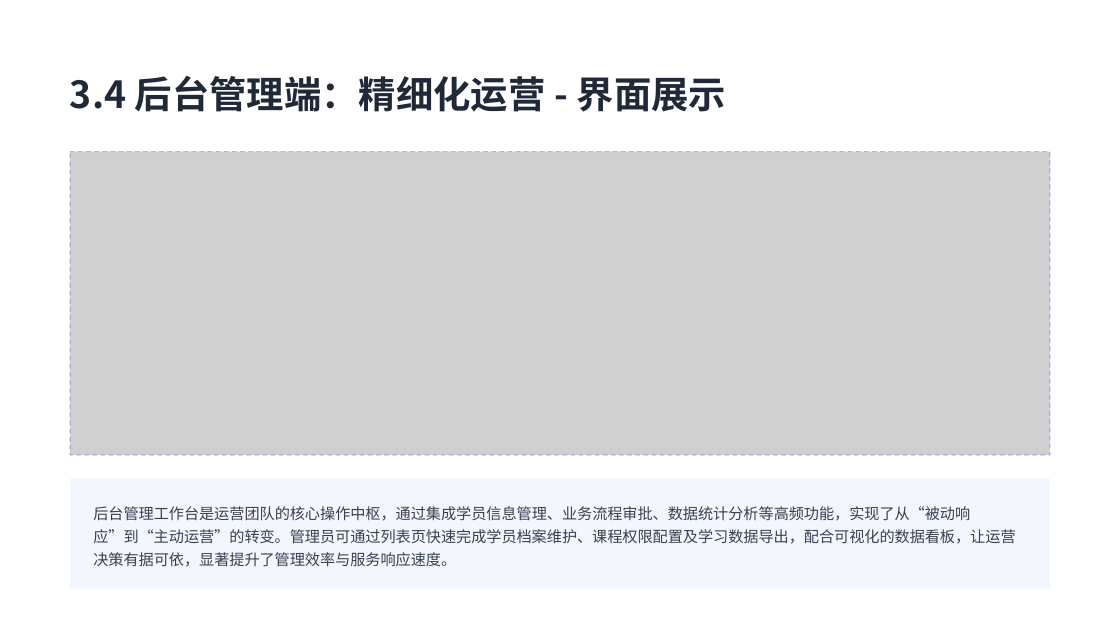
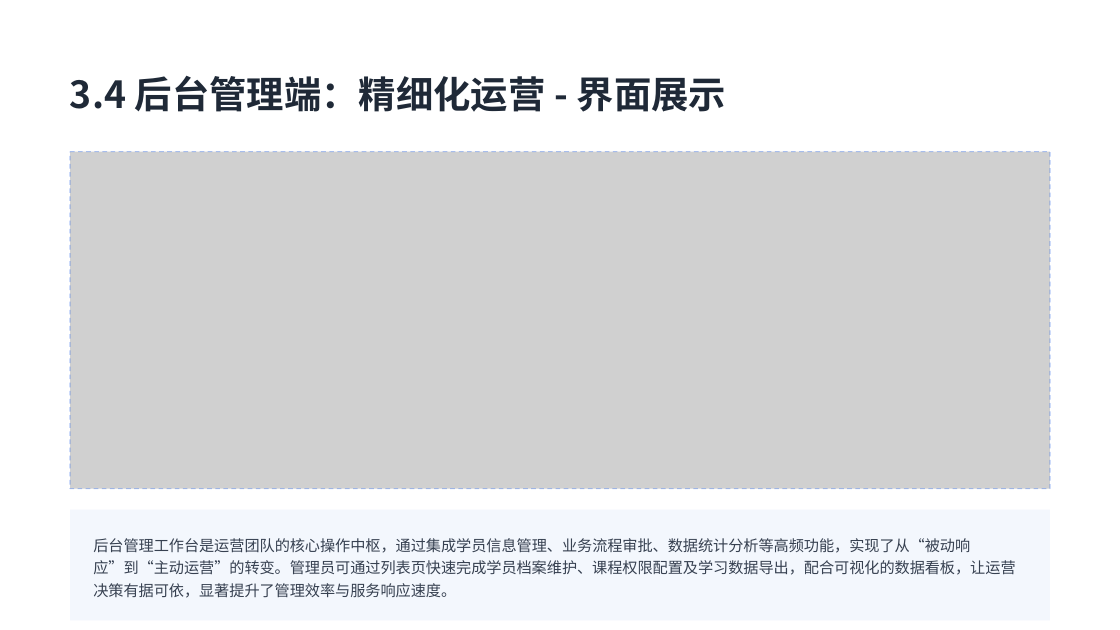
Before and after one commit to user007a/project, a slide deck: slide 17 of pro_sanzhutraining/docs/项目建设方案.pptx. Drawn at 1120x630 pixels with LibreOffice and Linux fonts; fonts in the diff are those of the drawing; grey boxes stand for pictures. Boxes give left, top, right and bottom in pixels: in the first picture for what was removed or moved away, otherwise in the second. Text is boxed around its words. In the diff, an @@ line names an element or a change of style, - is before the commit and + after.

```diff
--- a/pro_sanzhutraining/docs/项目建设方案.pptx
+++ b/pro_sanzhutraining/docs/项目建设方案.pptx
@@ picture: place and size @@
-picture at box(70, 152, 1050, 455)
+picture at box(70, 152, 1050, 489)
@@ rounded rectangle: place and size @@
-rounded rectangle at box(70, 478, 1050, 589)
+rounded rectangle at box(70, 510, 1050, 621)
@@ text "后台管理工作台是运营团队的核心操作中枢，通过集成学员信息管理、业务流程审批、数据统计分析等高频功能，实现了从“被动响应” ...": place and size @@
-text "后台管理工作台是运营团队的核心操作中枢，通过集成学员信息管理、业务流程审批、数据统计分析等高频功能，实现了从“被动响应” ..." at box(93, 506, 1015, 567)
+text "后台管理工作台是运营团队的核心操作中枢，通过集成学员信息管理、业务流程审批、数据统计分析等高频功能，实现了从“被动响应” ..." at box(93, 538, 1015, 598)
```
Also in this commit, not shown: 8 other slides changed, 1 slide removed, 3 other files.
